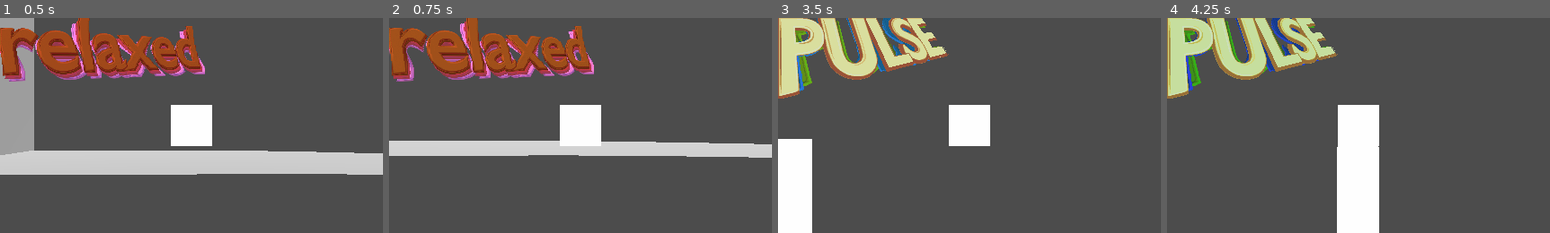
Above: before the commit, frames 1-4 (left to right).
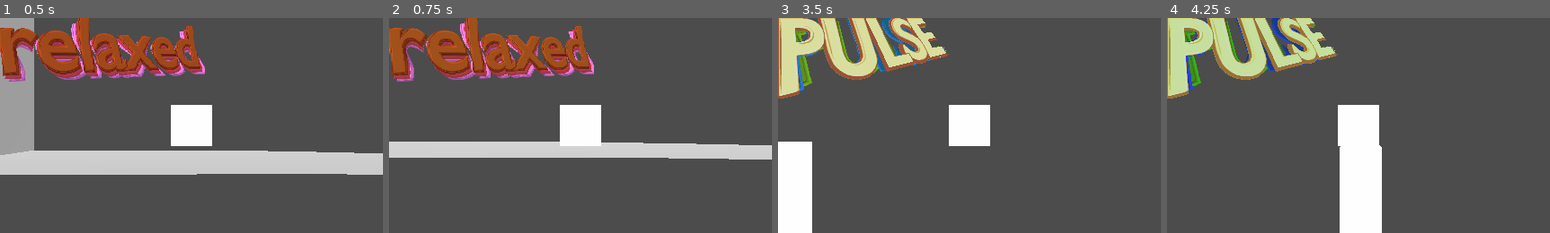
Above: after the commit, the same moments.

Repository: analog-lesbian/Reality-Hopper
Game: Godot game, scene res://test1.tscn
Same seed, same stepped clock (60 frames per second), same inputs: the game is played once before the commit and once after it.
Inputs:
- Up to frame 1 (0.5 s): no input
- Up to frame 2 (0.75 s): hold Right (actionright) from 0.53 s (still down); hold X (action2) from 0.53 s (still down)
- Up to frame 3 (3.5 s): release Right (actionright) at 1.28 s; release X (action2) at 1.28 s; hold Down (actiondown) 1.28-2.03 s; tap Z (action1) at 1.35 s; tap X (action2) at 1.55, 3.05 s; hold Right (actionright) 2.03-2.78 s; hold X (action2) 2.03-2.78 s; hold Up (actionup) from 2.78 s (still down); tap Shift (modeswitch) at 2.85 s
- Up to frame 4 (4.25 s): release Up (actionup) at 3.53 s; hold Left (actionleft) from 3.53 s (still down); hold X (action2) from 3.53 s (still down)

Frame 1 is identical in both runs. In frame 2, 1.3% of the frame differs, in the area x 0-100%, y 57-66%; in frame 3, 0.1%; in frame 4, 0.6%.

Commit message:
organized code + addded sum notes

Diff:
--- a/Project/PLAYER.gd
+++ b/Project/PLAYER.gd
@@ -13,24 +13,21 @@
 var dirY = 1
 var jumpTime = 0
 
+var REALITY = 0
+
 #Constants
 const ACCELERATION = 0.80
 const FRICTION = 0.8
 const GRAVITY = 0.35
 const TOPXSPEED = 8
 
-#Realities
-enum MODE {RELAXED, PULSE}
-var REALITY = 0
-
 #Character Exclusive
 enum ROSTER {CHENDA, JESS ,NATAN, MELGAS}
 var CHARA = ROSTER.JESS
 
-var jessTeleLength = 0
+var JESSTELELENGTH = 0
 
-#TODO: port gms code to here
-var TIME = 359940
+var TIME = 7200 #359940 IS ABSOLUTE MAXIMUM
 
 func _physics_process(_delta):
 #////////////////////////////////////Movement Setup/////////////////////////////////////
@@ -43,8 +40,6 @@
 	if moveY != 0: dirY = sign(moveY)
 
 	hsp = clamp(hsp,-TOPXSPEED,TOPXSPEED)
-#////////////////////////////////////Movement Setup/////////////////////////////////////
-
 #/////////////////////////////////Reality Switching Code////////////////////////////////
 	if Input.is_action_just_pressed("modeswitch"):
 		REALITY += 1
@@ -55,26 +50,16 @@
 	set_collision_mask_bit(1,!REALITY)
 	set_collision_mask_bit(2,REALITY)
 
-	if get_node_or_null("/root/Spatial/RELAXED"):
-		get_node("/root/Spatial/RELAXED").call("show" if !REALITY else "hide")
-	if get_node_or_null("/root/Spatial/PULSE"):
-		get_node("/root/Spatial/PULSE").call("show" if REALITY else "hide")
+	get_node("/root/Spatial/RELAXED").call("show" if !REALITY else "hide")
+	get_node("/root/Spatial/PULSE").call("show" if REALITY else "hide")
 
 	get_node("REALITY_HUD").call("show" if !REALITY else "hide")
 	get_node("PULSE_HUD").call("show" if REALITY else "hide")
-#/////////////////////////////////Reality Switching Code////////////////////////////////
-
-
-	if get_node("cast").is_colliding():
-		var n = get_node("cast").get_collision_normal()
-		var slope_angle = (rad2deg(acos(n.dot(Vector3(0,-1,0)))) -180)*-1
-
+#///////////////////////////////////Time Management Code//////////////////////////////////
 	print(str(TIME/3600).pad_zeros(2),":",str((TIME/60)%60).pad_zeros(2),":",str((TIME)%60).pad_zeros(2))
 	if Input.is_action_just_pressed("debug3"): TIME += 600
 	TIME -= 1
-
-
-
+#/////////////////////////////////Horizontal Movement Code////////////////////////////////
 	match abs(moveX):
 		float(0):
 			if abs(hsp) > 0:
@@ -83,20 +68,7 @@
 				hsp = 0
 		float(1):
 			if abs(hsp) >= 0: hsp += ACCELERATION*dirX
-
-	match CHARA:
-		ROSTER.JESS:
-			if Input.is_action_pressed("action2"):
-				if jessTeleLength > 0:
-					hsp = moveX*20
-					vsp = moveY*20
-					jessTeleLength -= 0.1
-			else: jessTeleLength = 2
-		ROSTER.MELGAS:
-			pass #write gun code
-		ROSTER.NATAN:
-			pass #write bat swing code. you get the drill lol
-
+#/////////////////////////////////Vertical Movement Code////////////////////////////////
 	if !is_on_floor():
 		vsp -= GRAVITY
 		if !is_on_ceiling():
@@ -112,9 +84,30 @@
 			vsp = 6
 	else:
 		vsp = 0
-
+	#This code is weirdly structured. Is there a way to make this better?
+#//////////////////////////////////////Character Code/////////////////////////////////////
+	match CHARA:
+		ROSTER.CHENDA:
+			pass
+		ROSTER.JESS:
+			if Input.is_action_pressed("action2"):
+				if JESSTELELENGTH > 0:
+					hsp = moveX*20
+					vsp = moveY*20
+					JESSTELELENGTH -= 0.1
+			else: JESSTELELENGTH = 2
+		ROSTER.MELGAS:
+			pass #write gun code
+		ROSTER.NATAN:
+			pass #write bat swing code. you get the drill lol
+#//////////////////////////////////////Miscallaneous Code/////////////////////////////////////
 	move_vec.x = hsp
 	move_vec.y = vsp
 	move_vec.z = (1 if Input.is_action_pressed("debug1") else 0) - (1 if Input.is_action_pressed("debug2") else 0)*2;
-# warning-ignore:return_value_discarded
+
+	#plcholder code for switching character angle along Z axis
+	if get_node("cast").is_colliding():
+		var n = get_node("cast").get_collision_normal()
+		var slope_angle = (rad2deg(acos(n.dot(Vector3(0,-1,0)))) -180)*-1
+
 	move_and_slide(move_vec, Vector3(0,1,0))
